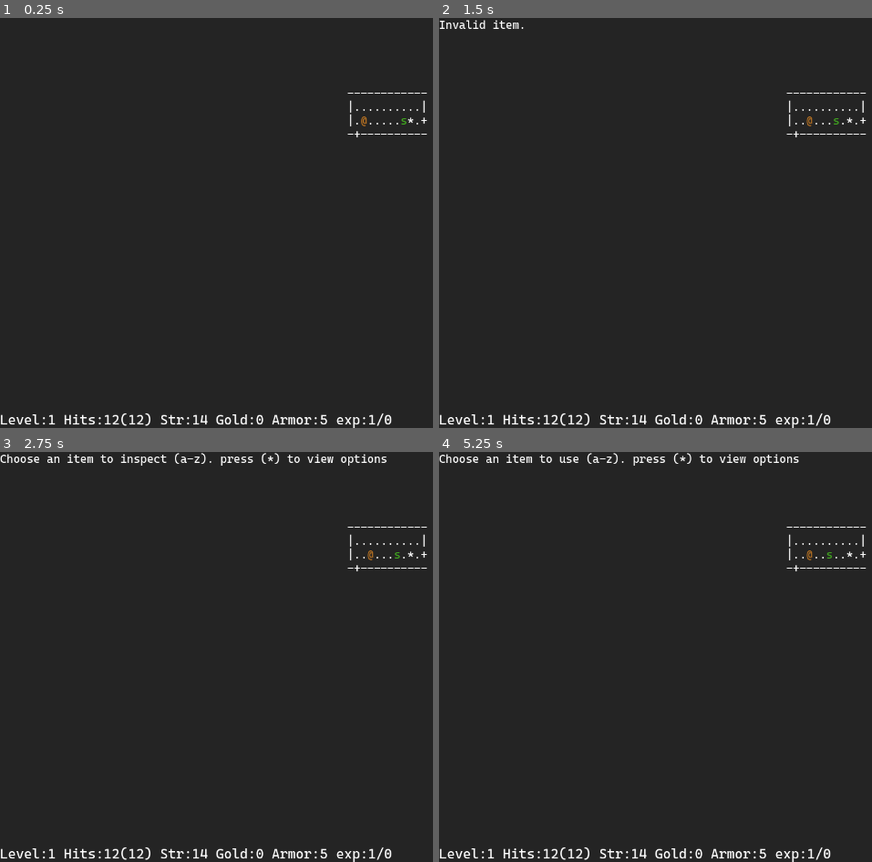
Above: before the commit, frames 1-4 (two rows, left to right).
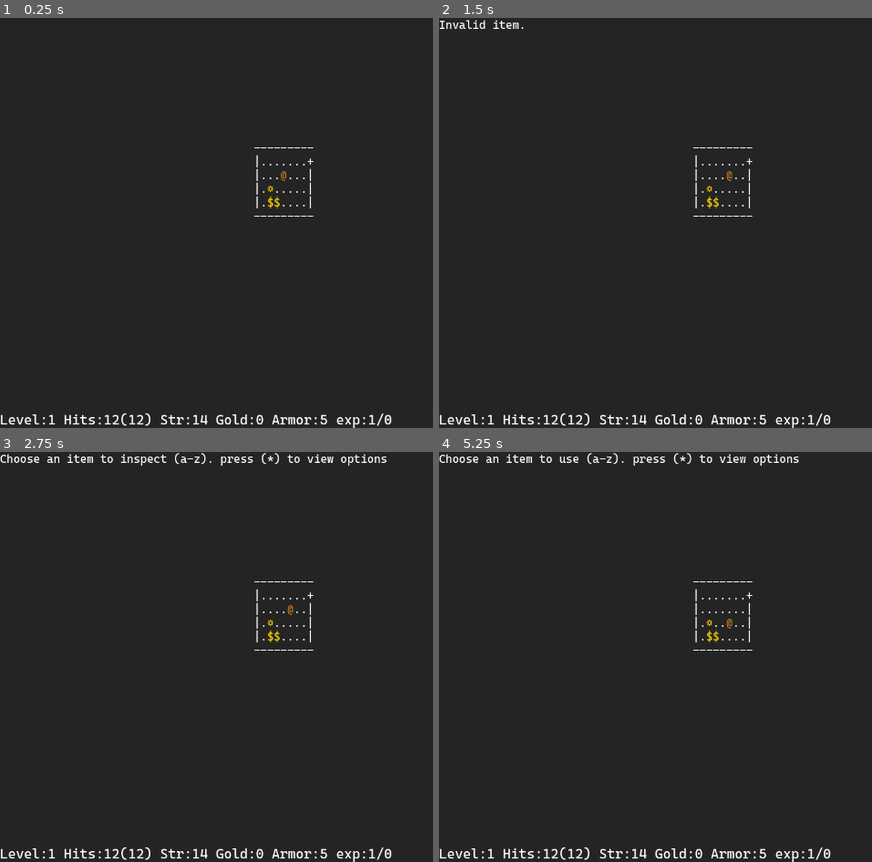
Above: after the commit, the same moments.

Repository: Kristjan-Kessel/GodotRogue
Game: Godot game, scene res://Scenes/main.tscn
Two runs of this game, one before a commit and one after it. Both use one fixed random seed, a clock stepped at 60 frames per second and the inputs below.
Inputs:
- Up to frame 1 (0.25 s): no input
- Up to frame 2 (1.5 s): tap Enter at 0.5 s; hold Right (ui_right) 0.53-1.28 s; tap D (command_drop) at 0.6 s; tap Space (continue) at 1.25 s; hold Down (ui_down) from 1.28 s (still down); tap F (command_find) at 1.35 s
- Up to frame 3 (2.75 s): tap Space (continue) at 2 s; release Down (ui_down) at 2.03 s; hold Right (ui_right) from 2.03 s (still down); tap E (command_inspect) at 2.1 s
- Up to frame 4 (5.25 s): tap Space (continue) at 2.75, 3.5, 4.25 s; release Right (ui_right) at 2.78 s; hold Up (ui_up) 2.78-3.53 s; tap . (command_rest) at 2.85 s; hold Left (ui_left) 3.53-5.03 s; tap , (command_stairs) at 3.6 s; tap T (command_take_armor_off) at 4.35 s; hold Down (ui_down) from 5.03 s (still down); tap Q (command_use_item) at 5.1 s

The runs differ from the first frame. In frame 1, 0.5% of the frame differs, in the area x 58-99%, y 18-49%; in frame 2, 0.5%; in frame 3, 0.5%; in frame 4, 0.5%.

Commit message:
Add more enemies and bug fixes

Diff:
--- a/Globals/Globals.gd
+++ b/Globals/Globals.gd
@@ -1,9 +1,8 @@
 extends Node
 
-# Global variables
 const map_width: int = 3*35
 const map_height: int = 3*8
-var rng_seed: int = -1 #529088871
+var rng_seed: int = -1
 var rng: RandomNumberGenerator = RandomNumberGenerator.new()
 var level_rng: RandomNumberGenerator = RandomNumberGenerator.new()
 
--- a/Globals/Pools.gd
+++ b/Globals/Pools.gd
@@ -57,8 +57,8 @@
 
 # Enemy spawning pools
 static var low_tier_enemies = ["goblin","snake","emu"]
-static var mid_tier_enemies = ["hobgoblin"]
-static var high_tier_enemies = ["hobgoblin"]
+static var mid_tier_enemies = ["hobgoblin","centaur","icemonster"]
+static var high_tier_enemies = ["hobgoblin","centaur","icemonster"]
 
 # chance for enemies to be sleeping when spawned, 1/sleep_chance
 const sleep_chance = 10
--- a/Scripts/Enemies/Base/enemy.gd
+++ b/Scripts/Enemies/Base/enemy.gd
@@ -21,8 +21,8 @@
         if path.size() > 0:
             enemy_move.emit(path[1], self)
         else:
-            bypass_path.size() > 0
-            enemy_move.emit(bypass_path[1], self)
+            if bypass_path.size() > 0:
+                enemy_move.emit(bypass_path[1], self)
 
 func _set_health(hp: int):
     health = hp
--- a/Scripts/Enemies/centaur.gd
+++ b/Scripts/Enemies/centaur.gd
@@ -1,12 +1,12 @@
 extends Enemy
 
-# Centaur
+# Ice Monster
 
 func _ready() -> void:
-    health = 20
-    armor = 3
-    attack = 15
-    label = "Centaur"
-    ascii = "[color=#632d01]H[/color]"
+    health = 15
+    armor = 5
+    attack = 12
+    label = "Ice Monster"
+    ascii = "[color=#00d1ca]I[/color]"
     min_exp = 2
     max_exp = 3
--- /dev/null
+++ b/Scripts/Enemies/icemonster.gd
@@ -0,0 +1,12 @@
+extends Enemy
+
+# Centaur
+
+func _ready() -> void:
+    health = 20
+    armor = 3
+    attack = 15
+    label = "Centaur"
+    ascii = "[color=#632d01]C[/color]"
+    min_exp = 2
+    max_exp = 3
--- a/Scripts/Enemies/hobgoblin.gd
+++ b/Scripts/Enemies/orc.gd
@@ -1,12 +1,12 @@
 extends Enemy
 
-# Hob Goblin
+# Orc
 
 func _ready() -> void:
     health = 15
     armor = 5
     attack = 14
-    label = "Hobgoblin"
-    ascii = "[color=#196301]H[/color]"
+    label = "Orc"
+    ascii = "[color=#196301]o[/color]"
     min_exp = 2
     max_exp = 3
--- a/Scripts/Level/level_generator.gd
+++ b/Scripts/Level/level_generator.gd
@@ -115,7 +115,7 @@
     var amount_to_spawn = Globals.level_rng.randi_range(Pools.min_loot,Pools.max_loot)
     for i in range(amount_to_spawn):
         if loot_pool.size() == 0:
-            loot_pool = Globals.fallback_pool.duplicate()
+            loot_pool = Pools.fallback_pool.duplicate()
         if valid_rooms.size() == 0:
             valid_rooms = non_skip_rooms.duplicate()
         var room = valid_rooms[Globals.level_rng.randi_range(0,valid_rooms.size()-1)]
--- a/Scripts/main.gd
+++ b/Scripts/main.gd
@@ -1,6 +1,6 @@
 extends Node2D
 
-const debug_sight = false
+@export var debug_sight = false
 
 var map_data : Array = []
 @onready var level = $UI/Background/MapLabel
@@ -19,9 +19,9 @@
     Globals.initialize_randomness()
     print("Using seed: ", Globals.rng_seed)
     ui.update_stats(player, turn)
-    new_level()
+    #new_level()
     #test_level("final.txt")
-    #test_level("test.txt")
+    test_level("test.txt")
 
 func get_tile(position: Vector2) -> Tile:
     if position.y >= 0 and position.y < map_data.size():
@@ -41,6 +41,8 @@
     return tiles
 
 func update_astar():
+    astar.clear()
+    astar_bypass.clear()
     for y in range(map_data.size()):
         for x in range(map_data[y].size()):
             var tile = map_data[y][x]
@@ -90,6 +92,10 @@
     else:
         level_data = LevelGenerator.generate_level(player)
     map_data = level_data[0]
+
+    for child in enemies.get_children():
+        child.free()
+
     spawn_enemies_from_list(level_data[1])
     update_astar()
     reveal_room(get_tile(player.position))
@@ -201,7 +207,7 @@
             if target_tile.type == "DOOR" || target_tile.type == "CORRIDOR":
                 for ntile in get_tile_neighbours(target_tile):
                     if !ntile.discovered:
-                        if ntile.type == "FLOOR":
+                        if ntile.type == "FLOOR" || ntile.type == "STAIRS":
                             reveal_room(ntile)
                         if ntile.type == "CORRIDOR" || ntile.type == "DOOR":
                             ntile.discovered = true
@@ -220,7 +226,7 @@
 func on_action_taken():
     player.stats.turns_until_regen -= 1
     var player_tile = get_tile(player.position)
-    #connect_tile(player_tile)
+    connect_tile(player_tile,astar)
 
     for enemy in enemies.get_children():
         var tile = get_tile(enemy.position)
Not shown, changed: Preset Levels/test.txt
Not shown, added: Scripts/Enemies/icemonster.gd.uid
Renamed: Scripts/Enemies/hobgoblin.gd.uid -> Scripts/Enemies/orc.gd.uid
